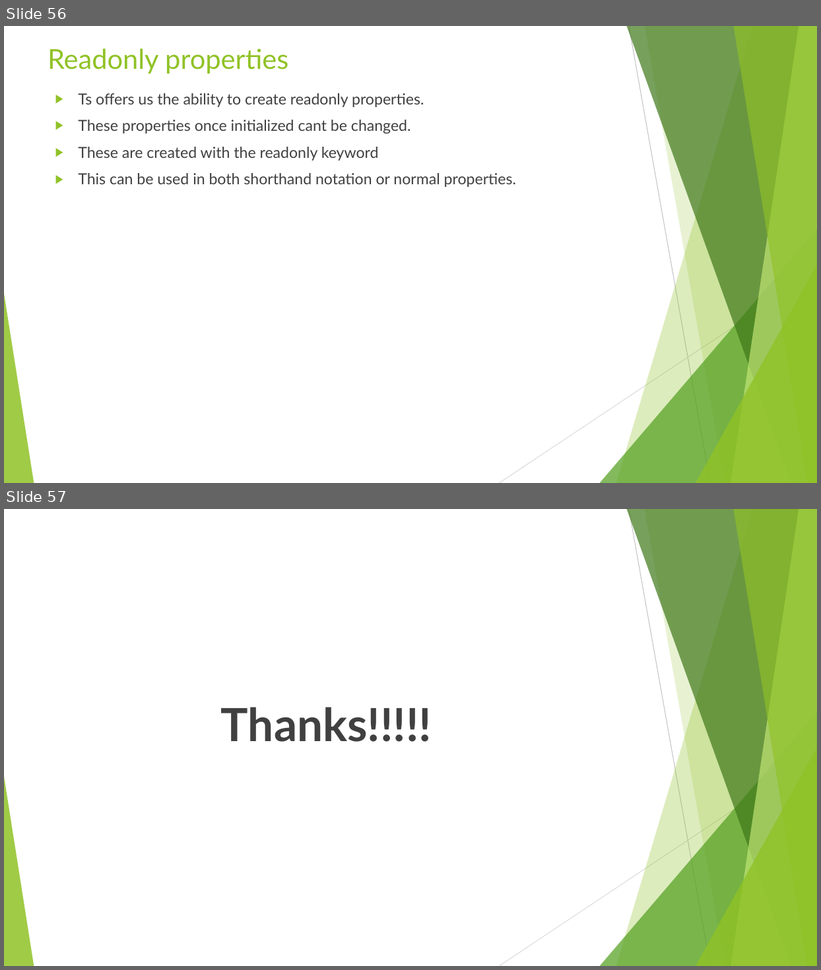
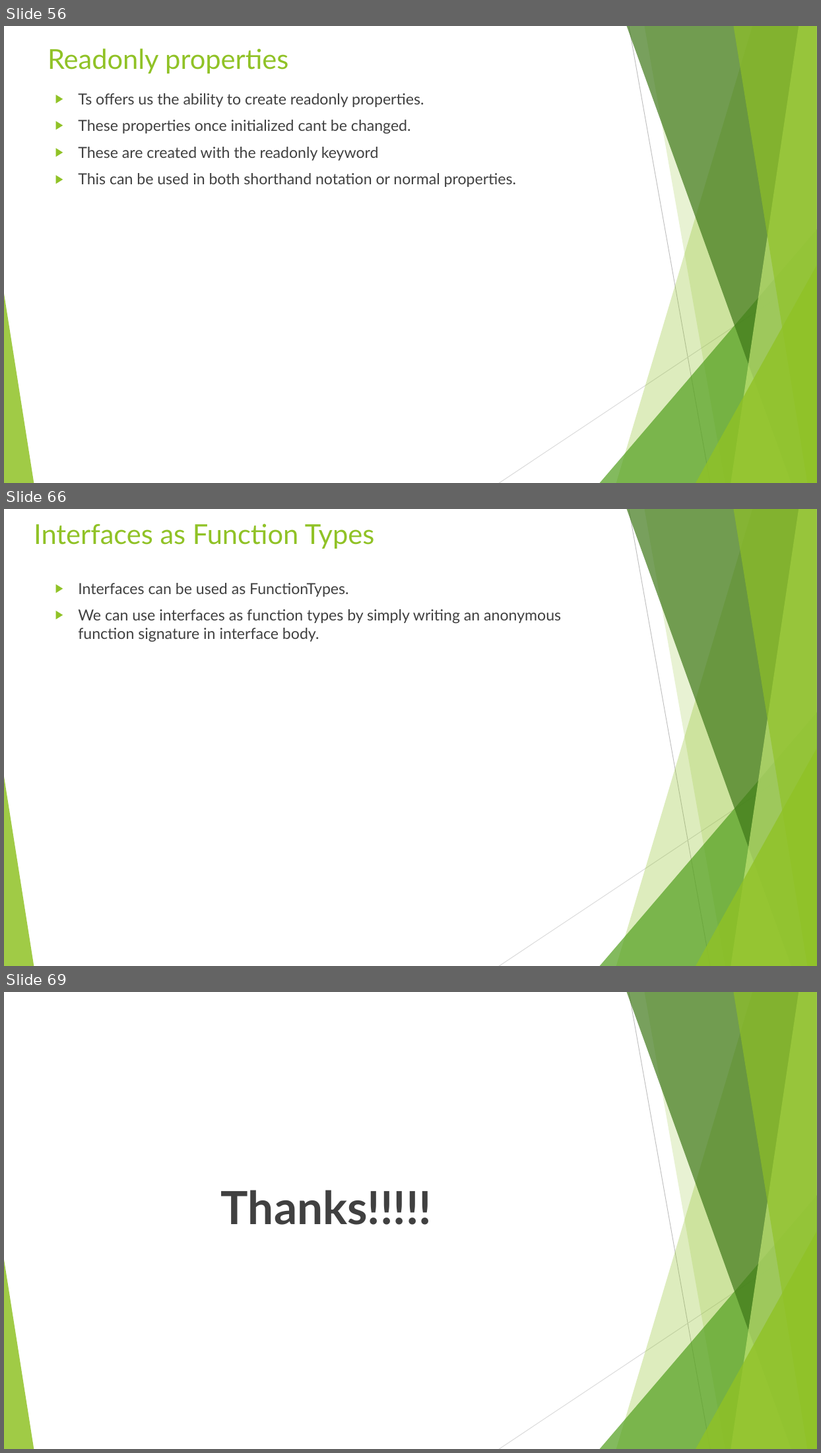
Before and after one commit to rudhrainfogain/TypeScript, a slide deck: PPT/TypeScriptv5.pptx. Shown one above the other, each under a label of ours: slides 56 and 57 before the commit, slides 56, 66 and 69 after it; the slides between them are not shown. The pictures are 821x970 and 821x1453 pixels, drawn with LibreOffice and Linux fonts; fonts in the diff are those of the drawing. Boxes give left, top, right and bottom in pixels: in the first picture for what was removed or moved away, otherwise in the second. Text is boxed around its words. In the diff, an @@ line names an element or a change of style, - is before the commit and + after.

Commit message:
Classes and Interfaces Complete

```diff
--- a/PPT/TypeScriptv5.pptx
+++ b/PPT/TypeScriptv5.pptx
@@ slide 66 added at bbox=[4, 509, 817, 966], background #FFFFFF; not listed: 10 template elements that a slide beside it also shows @@
@@ title added at bbox=[34, 524, 375, 549], 32.4 pt, text #90C226 @@
+Interfaces as Function Types
@@ text added at bbox=[78, 583, 561, 642], 18 pt, text #404040 @@
+▶ Interfaces can be used as FunctionTypes.
+▶ We can use interfaces as function types by simply writing an anonymous function signature in interface body.
@@ what was slide 57 is now slide 69 @@
```
Also in this commit, not shown: 1 slide changed, 11 other slides added, 3 other files.
